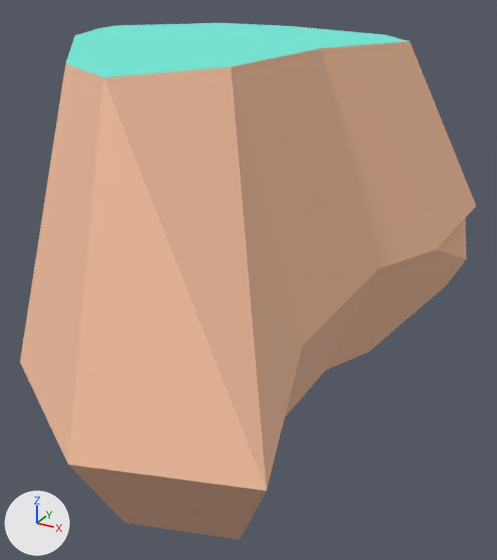
An edit to the glTF model assets/nature_kit/rock_largeB.glb, drawn before and after from the same camera.
Both versions are drawn from a camera (50 mm lens) standing at (0.553, -0.811, 0.456) and looking at (0.106, 0.001, 0.05). Arrows for +X, +Y and +Z are at lower left; the lights stay in place. The first picture is the older version. Where no turn or scale is listed for an object, it has been applied to the vertices.

Objects in the first picture: 'rock_largeB'.
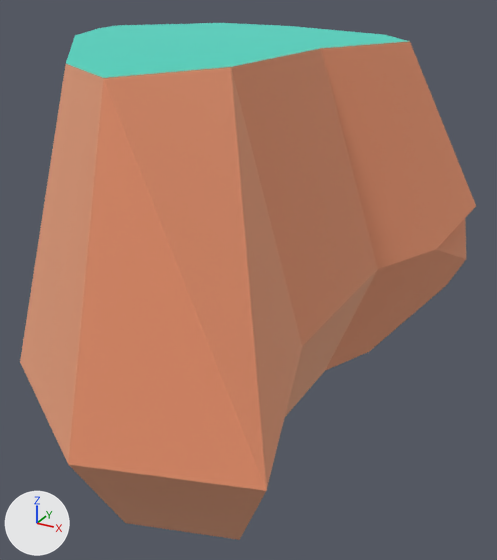
Pixel boxes (x1, y1, x2, y2) of what changed, in the pictures (497 x 560 px):
'rock_largeB', surface changed
    both: (20, 23, 476, 506)

The edits, one by one:
In material 'dirt' (mat_dirt), metallic goes from 0.05 to 1.0.
In material 'dirt' (mat_dirt), roughness goes from 0.85 to 1.0.
In material 'grass' (mat_grass), metallic goes from 0.05 to 1.0.
Object 'tmpParent' (ob_tmpparent) is deleted.
